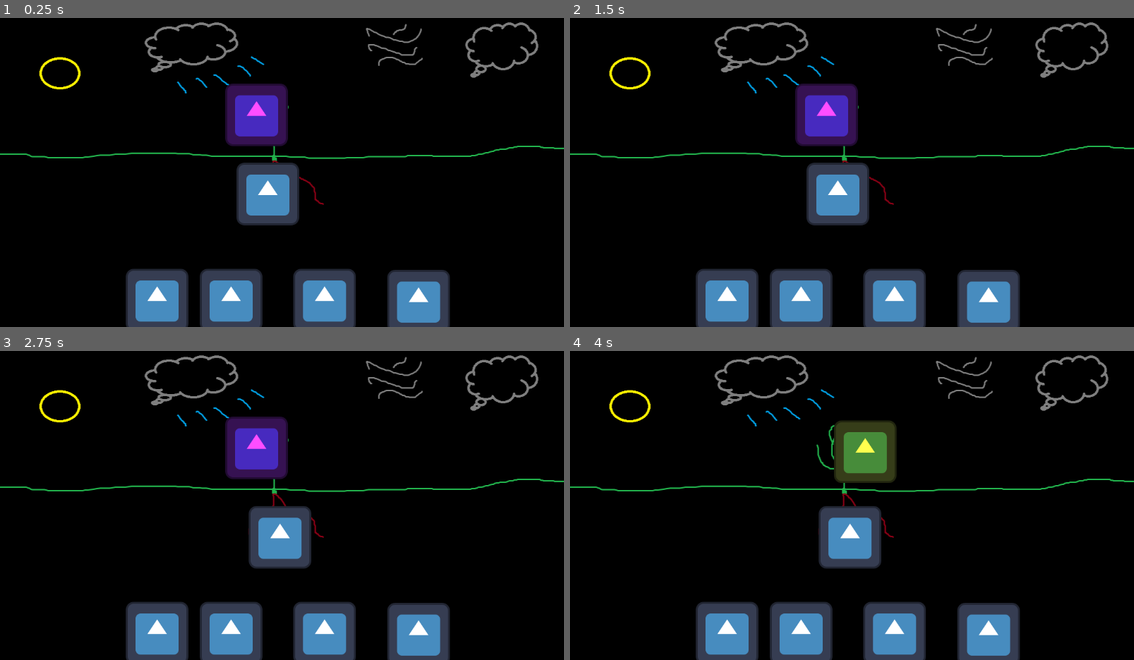
Above: before the commit, frames 1-4 (two rows, left to right).
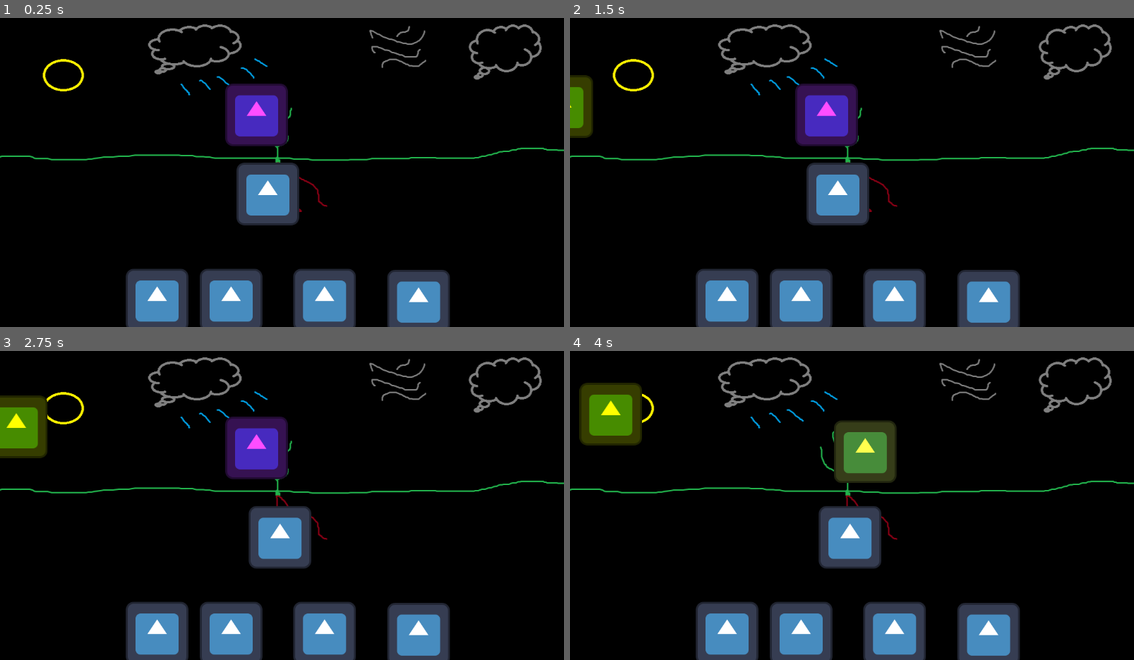
Above: after the commit, the same moments.

Repository: RadekGrzankowski/RatunkuJestemDrzewem
Game: Godot game, scene res://Scenes/Levels/my_level.tscn
The game is run twice, just before and just after one commit, with the same random seed, the same clock (stepped at 60 frames per second) and the same inputs. The engine's default icon, where the game draws it, is replaced by a stand-in: a white triangle on a blue panel in a dark square.
Inputs (mouse positions are in pixels of both pictures, inside the frame that each line leads up to):
- Up to frame 1 (0.25 s): no input
- Up to frame 2 (1.5 s): click (987, 299) at 0.5 s; click (897, 302) at 1.25 s
- Up to frame 3 (2.75 s): click (231, 632) at 2 s
- Up to frame 4 (4 s): click (727, 629) at 2.75 s; click (987, 632) at 3.5 s

The runs differ from the first frame. In frame 1, 3.4% of the frame differs, in the area x 0-100%, y 1-63%; in frame 2, 4.2%; in frame 3, 5.1%; in frame 4, 5.6%, in the area x 0-100%, y 1-62%.

Commit message:
weather system

Diff:
--- /dev/null
+++ b/OtherScripts/AnimationPlayer.gd
@@ -0,0 +1,19 @@
+extends AnimationPlayer
+var Weathers = ["WeatherSun","WeatherRain","WeatherWind","WeatherClouds"];
+var DaysAmount = 7
+
+# Called when the node enters the scene tree for the first time.
+func _ready():
+	var pogoda = Weathers[randi_range(0,3)];
+	set_current_animation(pogoda);
+	for x in DaysAmount:
+		queue(Weathers[randi_range(0,3)]);
+	var lista = get_queue();
+	print(lista);
+
+
+
+
+# Called every frame. 'delta' is the elapsed time since the previous frame.
+func _process(delta):
+	pass
--- a/Scenes/Levels/my_level.tscn
+++ b/Scenes/Levels/my_level.tscn
@@ -1,5 +1,6 @@
-[gd_scene load_steps=9 format=3 uid="uid://bssvun7258ccp"]
-
+[gd_scene load_steps=16 format=3 uid="uid://bssvun7258ccp"]
+
+[ext_resource type="Script" path="res://OtherScripts/AnimationPlayer.gd" id="1_36a1c"]
 [ext_resource type="Texture2D" uid="uid://b8m1qqhivxwea" path="res://Assets/Placeholders/placeholder1.png" id="1_ga0ca"]
 [ext_resource type="Script" path="res://OtherScripts/ButtonSun.gd" id="1_pbcqo"]
 [ext_resource type="Script" path="res://OtherScripts/ButtonRain.gd" id="1_pq68u"]
@@ -8,9 +9,159 @@
 [ext_resource type="Script" path="res://OtherScripts/ButtonLeaf.gd" id="3_8x1bp"]
 [ext_resource type="Script" path="res://OtherScripts/AudioStreamPlayer.gd" id="5_m35lm"]
 
+[sub_resource type="Animation" id="Animation_ekmdh"]
+length = 0.001
+tracks/0/type = "value"
+tracks/0/imported = false
+tracks/0/enabled = true
+tracks/0/path = NodePath("AnimationPlayer/PlaceholderSun:position")
+tracks/0/interp = 1
+tracks/0/loop_wrap = true
+tracks/0/keys = {
+"times": PackedFloat32Array(0),
+"transitions": PackedFloat32Array(1),
+"update": 0,
+"values": [Vector2(-104, 208)]
+}
+tracks/1/type = "value"
+tracks/1/imported = false
+tracks/1/enabled = true
+tracks/1/path = NodePath("AnimationPlayer/PlaceholderRain:position")
+tracks/1/interp = 1
+tracks/1/loop_wrap = true
+tracks/1/keys = {
+"times": PackedFloat32Array(0),
+"transitions": PackedFloat32Array(1),
+"update": 0,
+"values": [Vector2(-104, 50)]
+}
+tracks/2/type = "value"
+tracks/2/imported = false
+tracks/2/enabled = true
+tracks/2/path = NodePath("AnimationPlayer/PlaceholderWind:position")
+tracks/2/interp = 1
+tracks/2/loop_wrap = true
+tracks/2/keys = {
+"times": PackedFloat32Array(0),
+"transitions": PackedFloat32Array(1),
+"update": 0,
+"values": [Vector2(1274, 45)]
+}
+tracks/3/type = "value"
+tracks/3/imported = false
+tracks/3/enabled = true
+tracks/3/path = NodePath("AnimationPlayer/PlaceholderClouds:position")
+tracks/3/interp = 1
+tracks/3/loop_wrap = true
+tracks/3/keys = {
+"times": PackedFloat32Array(0),
+"transitions": PackedFloat32Array(1),
+"update": 0,
+"values": [Vector2(1270, 197)]
+}
+
+[sub_resource type="Animation" id="Animation_hp7ma"]
+resource_name = "Weather"
+length = 70.0
+tracks/0/type = "value"
+tracks/0/imported = false
+tracks/0/enabled = true
+tracks/0/path = NodePath("AnimationPlayer/PlaceholderSun:position")
+tracks/0/interp = 1
+tracks/0/loop_wrap = true
+tracks/0/keys = {
+"times": PackedFloat32Array(0, 4.8, 10, 20, 25, 30, 35, 45, 55, 70),
+"transitions": PackedFloat32Array(1, 1, 1, 1, 1, 1, 1, 1, 1, 1),
+"update": 0,
+"values": [Vector2(-76, 228), Vector2(116, 128), Vector2(212, 100), Vector2(327, 71), Vector2(463, 64), Vector2(548, 65), Vector2(623, 65), Vector2(764, 88), Vector2(976, 164), Vector2(1255, 355)]
+}
+
+[sub_resource type="Animation" id="Animation_becot"]
+resource_name = "WeatherRain"
+length = 70.0
+tracks/0/type = "value"
+tracks/0/imported = false
+tracks/0/enabled = true
+tracks/0/path = NodePath("AnimationPlayer/PlaceholderRain:position")
+tracks/0/interp = 1
+tracks/0/loop_wrap = true
+tracks/0/keys = {
+"times": PackedFloat32Array(0, 10, 15, 20, 25, 35.8, 50, 70),
+"transitions": PackedFloat32Array(1, 1, 1, 1, 1, 1, 1, 1),
+"update": 0,
+"values": [Vector2(-104, 50), Vector2(102, 62), Vector2(214, 83), Vector2(315.455, 82.5455), Vector2(432, 82), Vector2(672, 46), Vector2(923, 80), Vector2(1330, 78)]
+}
+
+[sub_resource type="Animation" id="Animation_t38p3"]
+resource_name = "WeatherWind"
+length = 40.0
+tracks/0/type = "value"
+tracks/0/imported = false
+tracks/0/enabled = true
+tracks/0/path = NodePath("AnimationPlayer/PlaceholderWind:position")
+tracks/0/interp = 1
+tracks/0/loop_wrap = true
+tracks/0/keys = {
+"times": PackedFloat32Array(0, 10, 30, 40),
+"transitions": PackedFloat32Array(1, 1, 1, 1),
+"update": 0,
+"values": [Vector2(1274, 45), Vector2(966, 207), Vector2(213, 143), Vector2(-260, 160)]
+}
+
+[sub_resource type="Animation" id="Animation_78ppa"]
+resource_name = "WeatherClouds"
+length = 70.0
+tracks/0/type = "value"
+tracks/0/imported = false
+tracks/0/enabled = true
+tracks/0/path = NodePath("AnimationPlayer/PlaceholderClouds:position")
+tracks/0/interp = 1
+tracks/0/loop_wrap = true
+tracks/0/keys = {
+"times": PackedFloat32Array(0, 10, 20, 30, 40, 50, 60, 70),
+"transitions": PackedFloat32Array(1, 1, 1, 1, 1, 1, 1, 1),
+"update": 0,
+"values": [Vector2(1270, 197), Vector2(1055, 86), Vector2(780, 76), Vector2(665, 71), Vector2(499, 67), Vector2(268, 84), Vector2(-18, 128), Vector2(-192, 176)]
+}
+
+[sub_resource type="AnimationLibrary" id="AnimationLibrary_4obxu"]
+_data = {
+"RESET": SubResource("Animation_ekmdh"),
+"WeatherClouds": SubResource("Animation_78ppa"),
+"WeatherRain": SubResource("Animation_becot"),
+"WeatherSun": SubResource("Animation_hp7ma"),
+"WeatherWind": SubResource("Animation_t38p3")
+}
+
 [sub_resource type="CanvasItemMaterial" id="CanvasItemMaterial_sv68v"]
 
 [node name="MyLevel" type="Node2D"]
+
+[node name="AnimationPlayer" type="AnimationPlayer" parent="."]
+libraries = {
+"": SubResource("AnimationLibrary_4obxu")
+}
+script = ExtResource("1_36a1c")
+
+[node name="PlaceholderSun" type="Sprite2D" parent="AnimationPlayer"]
+modulate = Color(1, 1, 0, 1)
+position = Vector2(-104, 208)
+texture = ExtResource("2_x6d2e")
+
+[node name="PlaceholderRain" type="Sprite2D" parent="AnimationPlayer"]
+modulate = Color(0, 1, 1, 1)
+position = Vector2(-104, 50)
+texture = ExtResource("2_x6d2e")
+
+[node name="PlaceholderWind" type="Sprite2D" parent="AnimationPlayer"]
+modulate = Color(0.823529, 0, 0.384314, 1)
+position = Vector2(1274, 45)
+texture = ExtResource("2_x6d2e")
+
+[node name="PlaceholderClouds" type="Sprite2D" parent="AnimationPlayer"]
+modulate = Color(0.435294, 0.411765, 0.423529, 1)
+position = Vector2(1270, 197)
+texture = ExtResource("2_x6d2e")
 
 [node name="ButtonRain" type="Button" parent="."]
 offset_left = 800.0
@@ -58,7 +209,7 @@
 one_shot = true
 
 [node name="Placeholder1" type="Sprite2D" parent="."]
-position = Vector2(570, 330)
+position = Vector2(577, 334)
 texture = ExtResource("1_ga0ca")
 
 [node name="Icon2" type="Sprite2D" parent="."]
